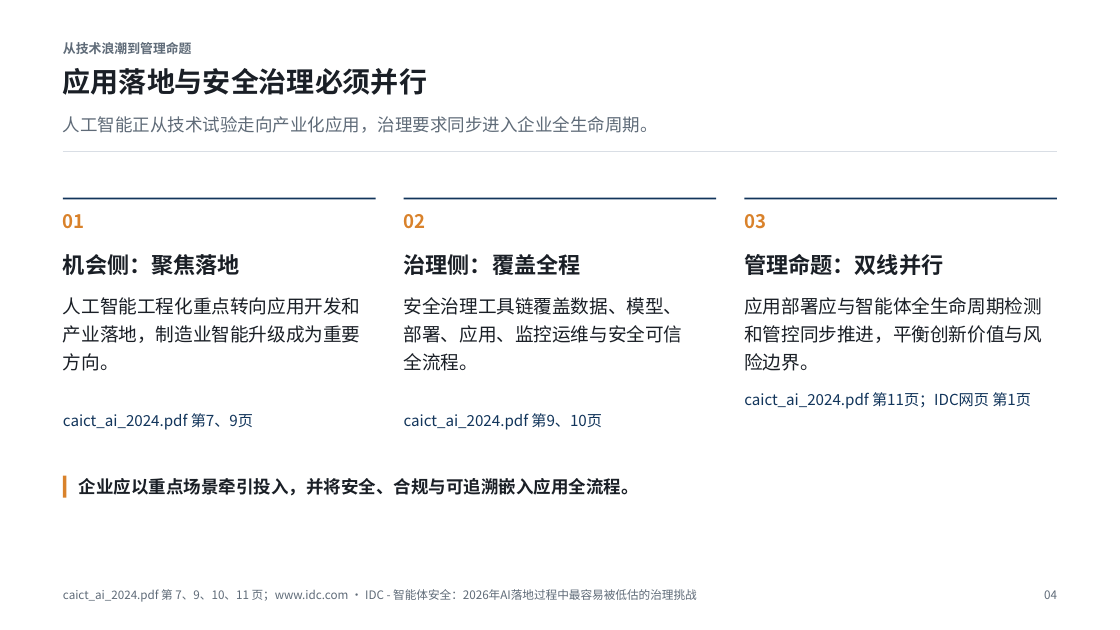
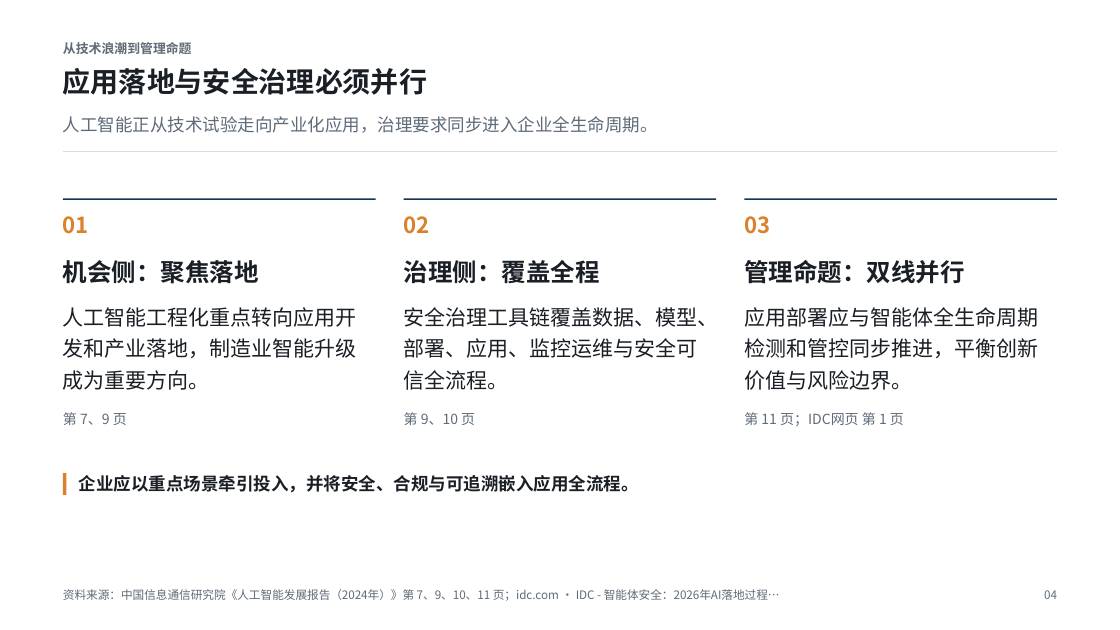
Before and after one commit to Liyilin66/ppt-agent, a slide deck: slide 4 of examples/caict-2024-sample.pptx. Drawn at 1120x630 pixels with LibreOffice and Linux fonts; fonts in the diff are those of the drawing. Boxes give left, top, right and bottom in pixels: in the first picture for what was removed or moved away, otherwise in the second. Text is boxed around its words. In the diff, an @@ line names an element or a change of style, - is before the commit and + after.

Commit message:
Show citations as report names instead of raw filenames
Footers named the uploaded file ("caict_ai_2024.pdf 第 7-13 页"), card
citations scaled up with sparse body text in accent blue, and the same page
was repeated on every card. On a management deck that reads as machine output.

Display only changes; validation still matches the uploaded filenames.
- Report names come from the document itself (PDF cover lines, DOCX title,
  Markdown heading); a cleaned filename stem is shown when nothing is found.
- Footer: "资料来源：issuer《title》第 7–13 页", one mention per report with its
  pages merged; it shortens in steps (issuer, then web titles, then sites
  only) against a measured one-line width instead of clipping mid-title.
- Card refs show only the page when the footer already names the report, use
  a fixed small muted caption, and are dropped when every card cites the
  same page.

The README sample was re-typeset from its cached content with no model or
search calls; its degraded pages are unchanged (3, 5, 18, 19).

Tested: uv run pytest (1699 passed); PowerPoint export of the sample and of
the MCP validation deck, longest footers checked on one line.

```diff
--- a/examples/caict-2024-sample.pptx
+++ b/examples/caict-2024-sample.pptx
@@ size 16 to 19 pt; line spacing 20.8pt to 24.7pt in 3 elements at [63,216,89,234], [404,216,430,234], [744,216,770,234] @@
@@ size 19 to 21 pt; line spacing 24.7pt to 27.3pt in 3 elements at [63,260,259,284], [404,260,600,283], [744,260,965,284] @@
@@ text "人工智能工程化重点转向应用开发和产业落地，制造业智能升级成为重要方向。": place and size @@
-text "人工智能工程化重点转向应用开发和产业落地，制造业智能升级成为重要方向。" at [63,297,361,371]
+text "人工智能工程化重点转向应用开发和产业落地，制造业智能升级成为重要方向。" at [63,307,357,390]
@@ size 16 to 18 pt; line spacing 24pt to 27pt in 3 elements at [63,307,357,390], [744,307,1038,390], [404,307,719,390] @@
@@ text "安全治理工具链覆盖数据、模型、部署、应用、监控运维与安全可信全流程。": place and size @@
-text "安全治理工具链覆盖数据、模型、部署、应用、监控运维与安全可信全流程。" at [404,297,683,371]
+text "安全治理工具链覆盖数据、模型、部署、应用、监控运维与安全可信全流程。" at [404,307,719,390]
@@ text "应用部署应与智能体全生命周期检测和管控同步推进，平衡创新价值与风险边界。": place and size @@
-text "应用部署应与智能体全生命周期检测和管控同步推进，平衡创新价值与风险边界。" at [744,297,1042,371]
+text "应用部署应与智能体全生命周期检测和管控同步推进，平衡创新价值与风险边界。" at [744,307,1038,390]
@@ text at [63,412,127,425]: text changed; size 13 to 12 pt; text colour #12355B to #5F6B78 @@
-caict_ai_2024.pdf 第7、9页
+第 7、9 页
@@ text at [404,412,475,425]: text changed; size 13 to 12 pt; text colour #12355B to #5F6B78 @@
-caict_ai_2024.pdf 第9、10页
+第 9、10 页
@@ text at [744,412,904,426]: text changed; size 13 to 12 pt; text colour #12355B to #5F6B78 @@
-caict_ai_2024.pdf 第11页；IDC网页 第1页
+第 11 页；IDC网页 第 1 页
@@ text at [63,589,780,601]: text changed @@
-caict_ai_2024.pdf 第 7、9、10、11 页；www.idc.com · IDC - 智能体安全：2026年AI落地过程中最容易被低估的治理挑战
+资料来源：中国信息通信研究院《人工智能发展报告（2024年）》第 7、9、10、11 页；idc.com · IDC - 智能体安全：2026年AI落地过程…
```
Also in this commit, not shown: 16 other slides changed, 8 other files.
